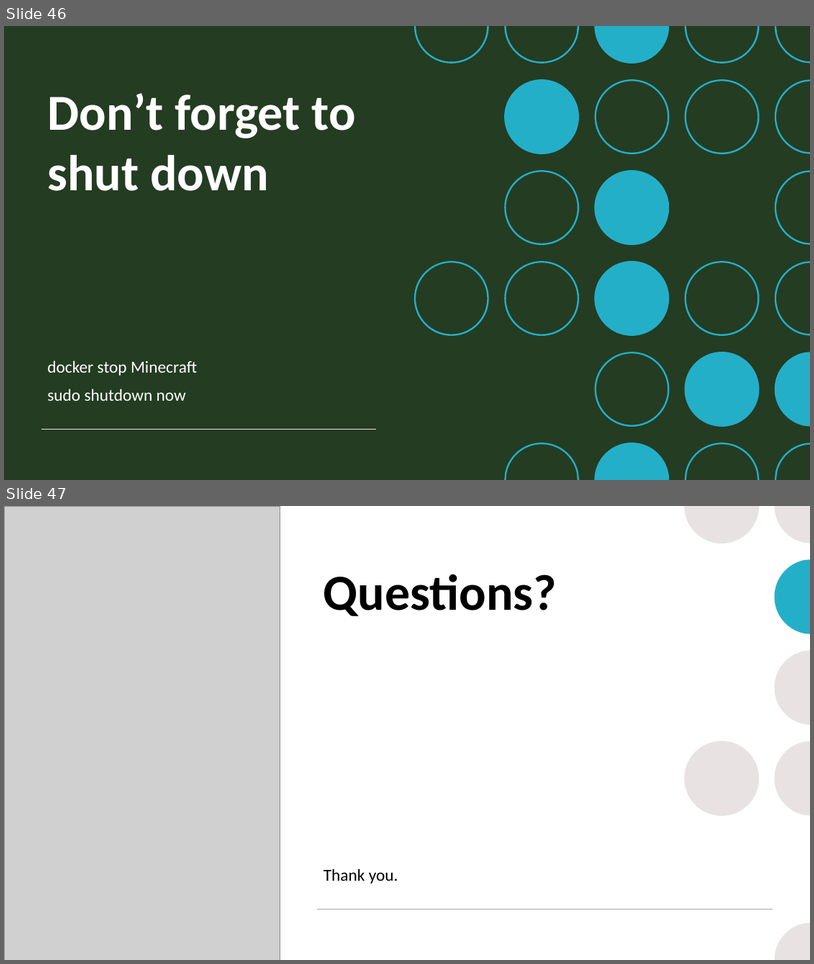
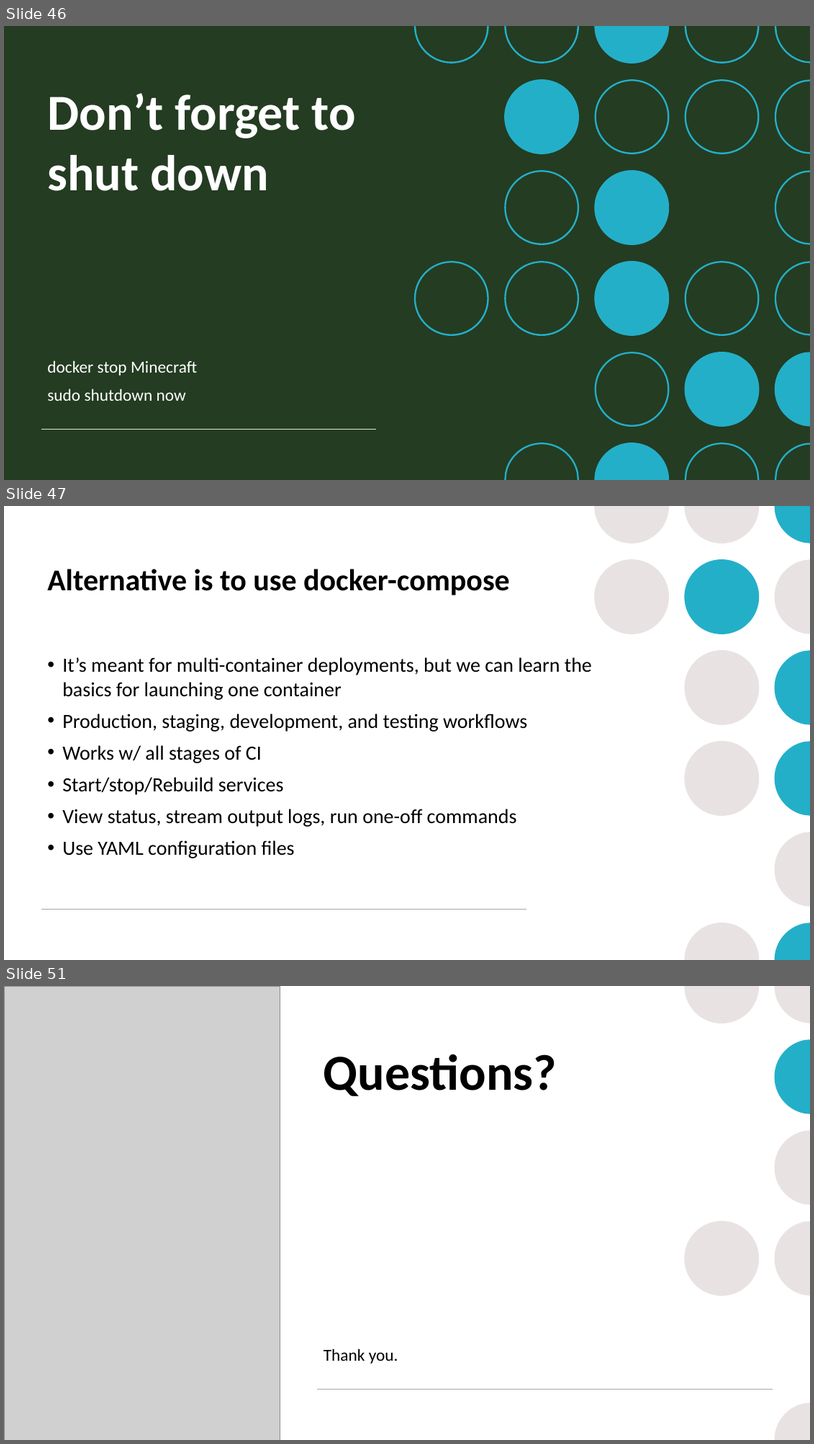
Before and after one commit to mrobbeloth/Lectures, a slide deck: Minecraft/Learning DevOps Through Minecraft.pptx. Shown one above the other, each under a label of ours: slides 46 and 47 before the commit, slides 46, 47 and 51 after it; the slides between them are not shown. The pictures are 814x964 and 814x1444 pixels, drawn with LibreOffice and Linux fonts; fonts in the diff are those of the drawing; grey boxes stand for pictures. Boxes give left, top, right and bottom in pixels: in the first picture for what was removed or moved away, otherwise in the second. Text is boxed around its words. In the diff, an @@ line names an element or a change of style, - is before the commit and + after.

```diff
--- a/Minecraft/Learning DevOps Through Minecraft.pptx
+++ b/Minecraft/Learning DevOps Through Minecraft.pptx
@@ slide 47 added at (x1=4, y1=506, x2=810, y2=960), background #FFFFFF; not listed: 7 template elements that a slide beside it also shows @@
@@ group added at (x1=594, y1=506, x2=759, y2=960): 4 ellipses, 2 freeform shapes @@
@@ title added at (x1=47, y1=569, x2=510, y2=595), 36 pt, text #000000, bold @@
+Alternative is to use docker-compose
@@ text added at (x1=62, y1=657, x2=592, y2=858), 24 pt, text #000000 @@
+• It’s meant for multi-container deployments, but we can learn the basics for launching one container
+• Production, staging, development, and testing workflows
+• Works w/ all stages of CI
+• Start/stop/Rebuild services
+• View status, stream output logs, run one-off commands
+• Use YAML configuration files
@@ line added from (41, 909) to (527, 909), #A6A6A6 1 pt @@
@@ what was slide 47 is now slide 51 @@
```
Also in this commit, not shown: 4 slides changed, 4 other slides added, 2 slides removed.
